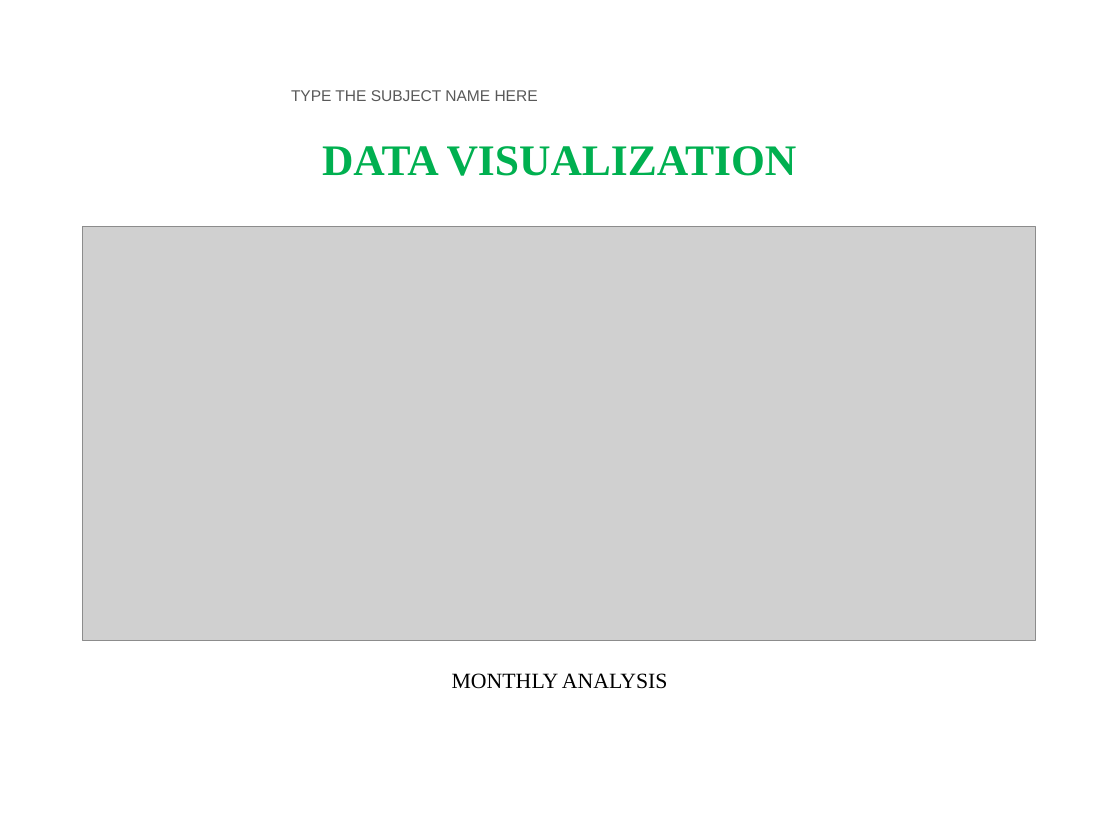
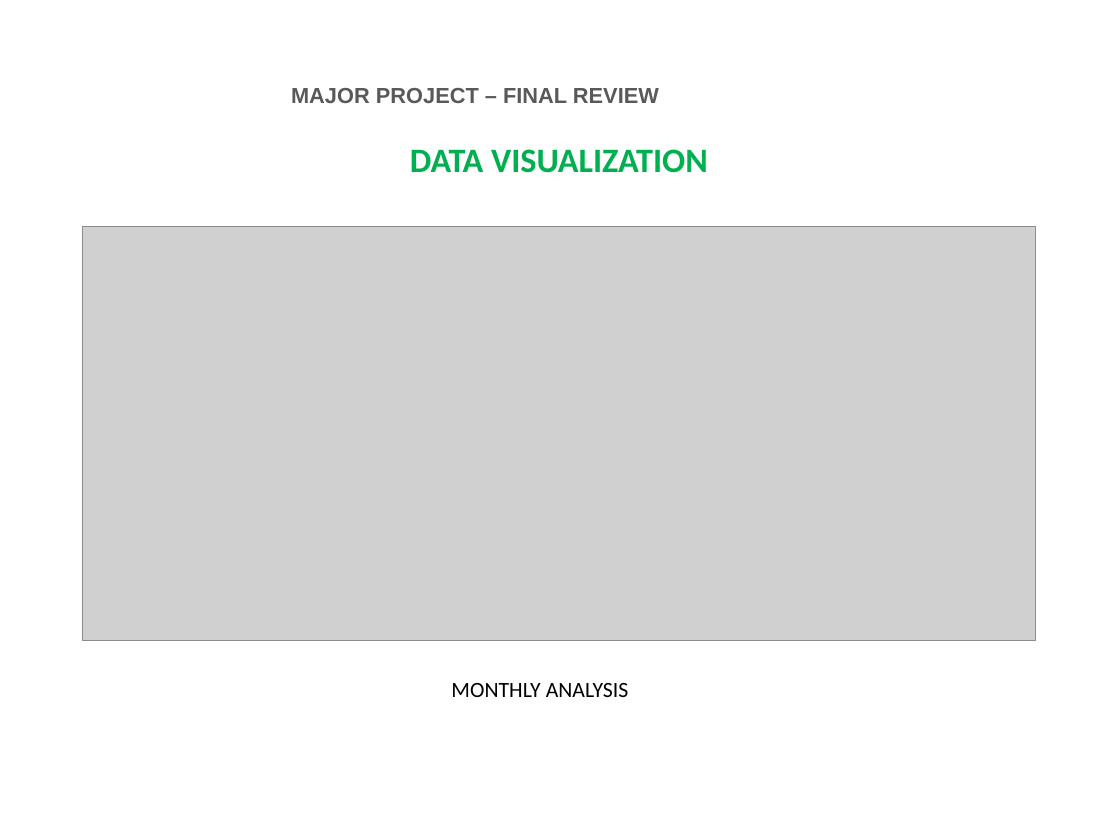
Before and after one commit to 24tarun/UG-project-Demand-Forecasting, a slide deck: slide 10 of FINAL_YEAR_PROJECT_PPT.pptx. Drawn at 1120x840 pixels with LibreOffice and Linux fonts; fonts in the diff are those of the drawing; grey boxes stand for pictures; background and template pictures are left out. Boxes give left, top, right and bottom in pixels: in the first picture for what was removed or moved away, otherwise in the second. Text is boxed around its words. In the diff, an @@ line names an element or a change of style, - is before the commit and + after.

```diff
--- a/FINAL_YEAR_PROJECT_PPT.pptx
+++ b/FINAL_YEAR_PROJECT_PPT.pptx
@@ text added at [291,88,659,103], 14 pt, text #595959, bold @@
+MAJOR PROJECT – FINAL REVIEW
@@ text removed at [291,90,538,101] @@
-TYPE THE SUBJECT NAME HERE
@@ text "DATA VISUALIZATION": place and size @@
-text "DATA VISUALIZATION" at [322,146,797,176]
+text "DATA VISUALIZATION" at [410,149,708,173]
@@ text "DATA VISUALIZATION" at [410,149,708,173]: size 28 to 22 pt, font Times New Roman to Calibri; vertical alignment top to middle @@
@@ text "MONTHLY ANALYSIS": place and size @@
-text "MONTHLY ANALYSIS" at [452,673,668,689]
+text "MONTHLY ANALYSIS" at [451,683,629,697]
@@ text "MONTHLY ANALYSIS" at [451,683,629,697]: font Times New Roman to Calibri @@
```
Also in this commit, not shown: 11 other slides changed, 6 slides added, 5 slides removed, 22 other files.
